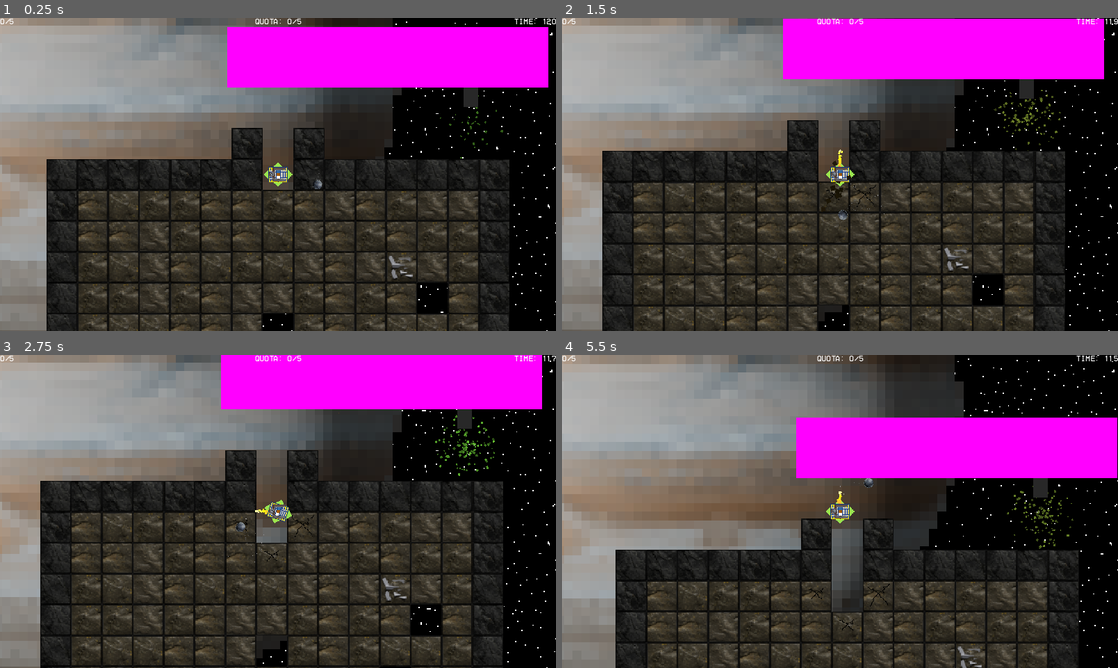
Above: before the commit, frames 1-4 (two rows, left to right).
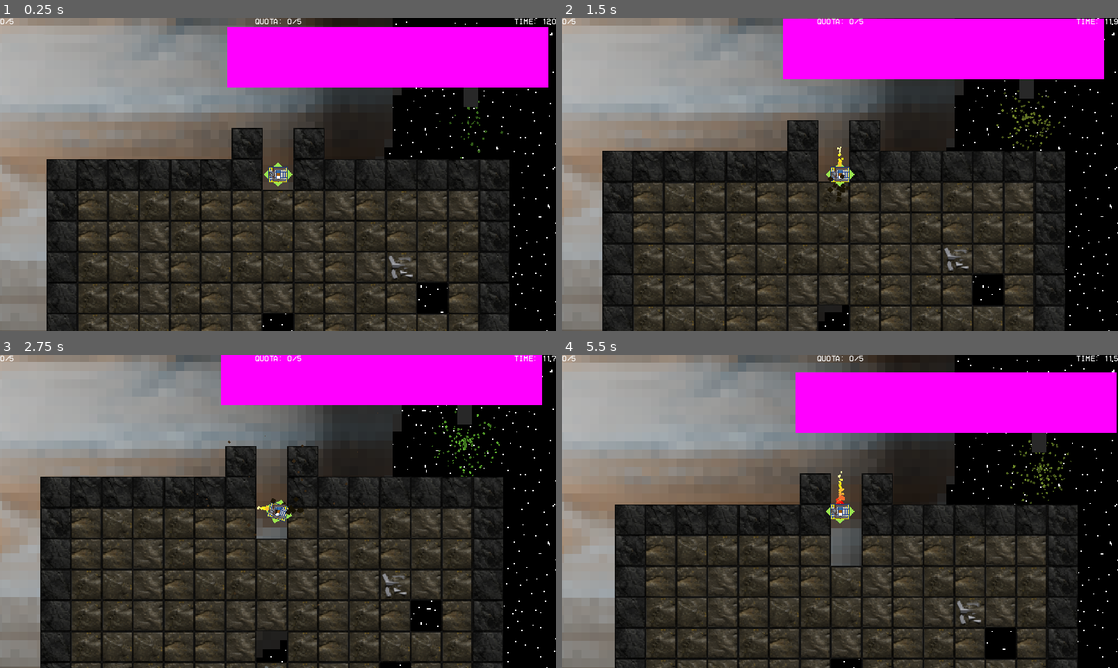
Above: after the commit, the same moments.

Repository: MissionToPsyche-Iridium/iridium_21q_web_game-csu
Game: Godot game, scene res://Scenes/pre.tscn
The game is run twice, just before and just after one commit, with the same random seed, the same clock (stepped at 60 frames per second) and the same inputs.
Inputs (mouse positions are in pixels of both pictures, inside the frame that each line leads up to):
- Up to frame 1 (0.25 s): no input
- Up to frame 2 (1.5 s): move the mouse to (962, 158) at 0.52 s; hold D (right) 0.53-1.28 s; tap Space (Leave) at 0.6, 1.35 s; move the mouse to (728, 190) at 1.27 s; hold S (down) from 1.28 s (still down)
- Up to frame 3 (2.75 s): move the mouse to (333, 442) at 2.02 s; release S (down) at 2.03 s; hold D (right) from 2.03 s (still down); tap Space (Leave) at 2.1 s
- Up to frame 4 (5.5 s): move the mouse to (812, 574) at 2.77 s; release D (right) at 2.78 s; hold W (up) 2.78-3.53 s; tap Space (Leave) every 0.75 s from 2.85 to 5.1 s; move the mouse to (1006, 558) at 3.52 s; hold A (left) 3.53-5.03 s; move the mouse to (673, 464) at 4.27 s; move the mouse to (867, 511) at 5.02 s; hold S (down) from 5.03 s (still down)

The runs differ from the first frame. In frame 1, less than 0.1% of the frame differs, in the area x 56-91%, y 24-55%; in frame 2, 0.5%; in frame 3, 13%; in frame 4, 38%, in the area x 0-100%, y 1-100%.

Commit message:
Half working bomb shooter item
-only kinda works.
-changes to pluto item.
-more vars inside drone stats

Diff:
--- /dev/null
+++ b/Assets/items/advanced/defs/bombshooter.gd
@@ -0,0 +1,14 @@
+class_name BombShooter
+extends AdvancedItem
+
+
+
+func _init() -> void:
+	name = "Bomb Shooter"
+	tooltip = ""
+	effecttext = ["[color=green]Adds a cannon that fires an explosive every 5 seconds[/color] that travels to your mouse pointer. deals [50%] of damage to each block hit."]
+	rarity = 1
+	sprite = null
+	maxstacks = 1
+	price = 15
+	packed = preload("res://Assets/items/advanced/scenes/bombshooter/bombshooter.tscn")
--- /dev/null
+++ b/Assets/items/advanced/scenes/bombshooter/bombshooter.tscn
@@ -0,0 +1,22 @@
+[gd_scene load_steps=3 format=3 uid="uid://bdaqi4h0r0t63"]
+
+[ext_resource type="Script" path="res://Assets/items/advanced/scripts/f_bombshooter.gd" id="1_ly1v3"]
+
+[sub_resource type="PlaceholderTexture2D" id="PlaceholderTexture2D_wvd4k"]
+
+[node name="Bombshooter" type="Node2D"]
+script = ExtResource("1_ly1v3")
+
+[node name="Sprite2D" type="Sprite2D" parent="."]
+position = Vector2(22.25, 0)
+scale = Vector2(45.5, 4)
+texture = SubResource("PlaceholderTexture2D_wvd4k")
+
+[node name="Node2D" type="Node2D" parent="."]
+position = Vector2(45.47, 0)
+
+[node name="Timer" type="Timer" parent="."]
+process_callback = 0
+autostart = true
+
+[connection signal="timeout" from="Timer" to="." method="_on_timer_timeout"]
--- /dev/null
+++ b/Assets/items/advanced/scenes/bombshooter/bombshooterexplode.tscn
@@ -0,0 +1,57 @@
+[gd_scene load_steps=7 format=3 uid="uid://b5vhjr0561568"]
+
+[ext_resource type="Script" path="res://Assets/items/advanced/scripts/f_bombshooterexplode.gd" id="1_rjprp"]
+
+[sub_resource type="PlaceholderTexture2D" id="PlaceholderTexture2D_g0s7m"]
+
+[sub_resource type="Curve" id="Curve_jbpq3"]
+_data = [Vector2(0, 1), 0.0, 0.0, 0, 0, Vector2(1, 0), 0.0, 0.0, 0, 0]
+point_count = 2
+
+[sub_resource type="Gradient" id="Gradient_s2pl8"]
+offsets = PackedFloat32Array(0.253333, 0.8)
+colors = PackedColorArray(1, 0.07, 0.07, 1, 0.878431, 0.784314, 0, 1)
+
+[sub_resource type="RectangleShape2D" id="RectangleShape2D_4cssm"]
+size = Vector2(11, 10.5)
+
+[sub_resource type="CircleShape2D" id="CircleShape2D_b837m"]
+
+[node name="Bombshooterexplode" type="Node2D"]
+script = ExtResource("1_rjprp")
+
+[node name="Sprite2D" type="Sprite2D" parent="."]
+position = Vector2(0, -1.19209e-07)
+scale = Vector2(10, 8)
+texture = SubResource("PlaceholderTexture2D_g0s7m")
+
+[node name="CPUParticles2D" type="CPUParticles2D" parent="."]
+amount = 75
+lifetime = 0.8
+speed_scale = 1.5
+explosiveness = 1.0
+lifetime_randomness = 0.1
+direction = Vector2(0, 0)
+spread = 180.0
+gravity = Vector2(0, 0)
+initial_velocity_min = 10.0
+initial_velocity_max = 75.0
+angular_velocity_min = 14.55
+angular_velocity_max = 150.0
+tangential_accel_max = 52.52
+angle_min = -261.8
+angle_max = 360.0
+scale_amount_min = 2.0
+scale_amount_max = 7.0
+scale_amount_curve = SubResource("Curve_jbpq3")
+color_ramp = SubResource("Gradient_s2pl8")
+
+[node name="BombHitbox" type="Area2D" parent="."]
+
+[node name="CollisionShape2D" type="CollisionShape2D" parent="BombHitbox"]
+shape = SubResource("RectangleShape2D_4cssm")
+
+[node name="ExplodeRadius" type="ShapeCast2D" parent="."]
+scale = Vector2(6.39, 6.39)
+shape = SubResource("CircleShape2D_b837m")
+target_position = Vector2(0, 0)
--- a/Assets/items/advanced/scenes/pluto.tscn
+++ b/Assets/items/advanced/scenes/pluto.tscn
@@ -8,6 +8,21 @@
 
 [sub_resource type="Gradient" id="Gradient_gq1p5"]
 colors = PackedColorArray(0.212305, 0.212305, 0.212305, 1, 0.674815, 0.674815, 0.674815, 1)
+
+[sub_resource type="Animation" id="Animation_jfpqx"]
+length = 0.001
+tracks/0/type = "value"
+tracks/0/imported = false
+tracks/0/enabled = true
+tracks/0/path = NodePath(".:rotation")
+tracks/0/interp = 1
+tracks/0/loop_wrap = true
+tracks/0/keys = {
+"times": PackedFloat32Array(0),
+"transitions": PackedFloat32Array(1),
+"update": 0,
+"values": [-1.5708]
+}
 
 [sub_resource type="Animation" id="Animation_lhcq3"]
 resource_name = "spin"
@@ -23,21 +38,6 @@
 "transitions": PackedFloat32Array(1, 1),
 "update": 0,
 "values": [-1.5708, 4.71239]
-}
-
-[sub_resource type="Animation" id="Animation_jfpqx"]
-length = 0.001
-tracks/0/type = "value"
-tracks/0/imported = false
-tracks/0/enabled = true
-tracks/0/path = NodePath(".:rotation")
-tracks/0/interp = 1
-tracks/0/loop_wrap = true
-tracks/0/keys = {
-"times": PackedFloat32Array(0),
-"transitions": PackedFloat32Array(1),
-"update": 0,
-"values": [-1.5708]
 }
 
 [sub_resource type="AnimationLibrary" id="AnimationLibrary_7mqv8"]
--- /dev/null
+++ b/Assets/items/advanced/scripts/f_bombshooter.gd
@@ -0,0 +1,16 @@
+extends Node2D
+
+@onready var bombshooterexplode: PackedScene = preload("res://Assets/items/advanced/scenes/bombshooter/bombshooterexplode.tscn")
+@onready var timer: Timer = $Timer
+@onready var point: Node2D = $Node2D
+
+
+func _physics_process(delta: float) -> void:
+	look_at(get_global_mouse_position())
+
+
+func _on_timer_timeout() -> void:
+	var explode: Node = bombshooterexplode.instantiate()
+	explode.rotation = self.rotation
+	add_child(explode)
+	pass # Replace with function body.
--- /dev/null
+++ b/Assets/items/advanced/scripts/f_bombshooterexplode.gd
@@ -0,0 +1,11 @@
+extends Node2D
+
+@onready var particles: CPUParticles2D = $CPUParticles2D
+
+# Called when the node enters the scene tree for the first time.
+func _ready() -> void:
+	particles.emitting = false
+	pass # Replace with function body.
+
+func _physics_process(delta: float) -> void:
+	pass
--- a/scripts/dronestats.gd
+++ b/scripts/dronestats.gd
@@ -16,7 +16,11 @@
 @onready var rerollcost: int = 5 #Base reroll cost, inc by 2 every reroll.
 @onready var rerollinc: int = 2 #Inc reroll cost.
 
-@onready var boughtitems: Array = [Pluto.new()]
+#VARS FOR ITEMS THAT NEED IT
+@onready var greasemax: int = 0 #Number of blocks for bonus mining power each stage.
+@onready var greasecount: int = 0#Number of blocks mined this stage for grease count.
+
+@onready var boughtitems: Array = []
 #Edit this if you need to test new active items, for example...
 #@onready var boughtitems: Array = [Sweeper.new()]
 #Mostly need this to make sure we respect stack limits, opens design space, etc...
